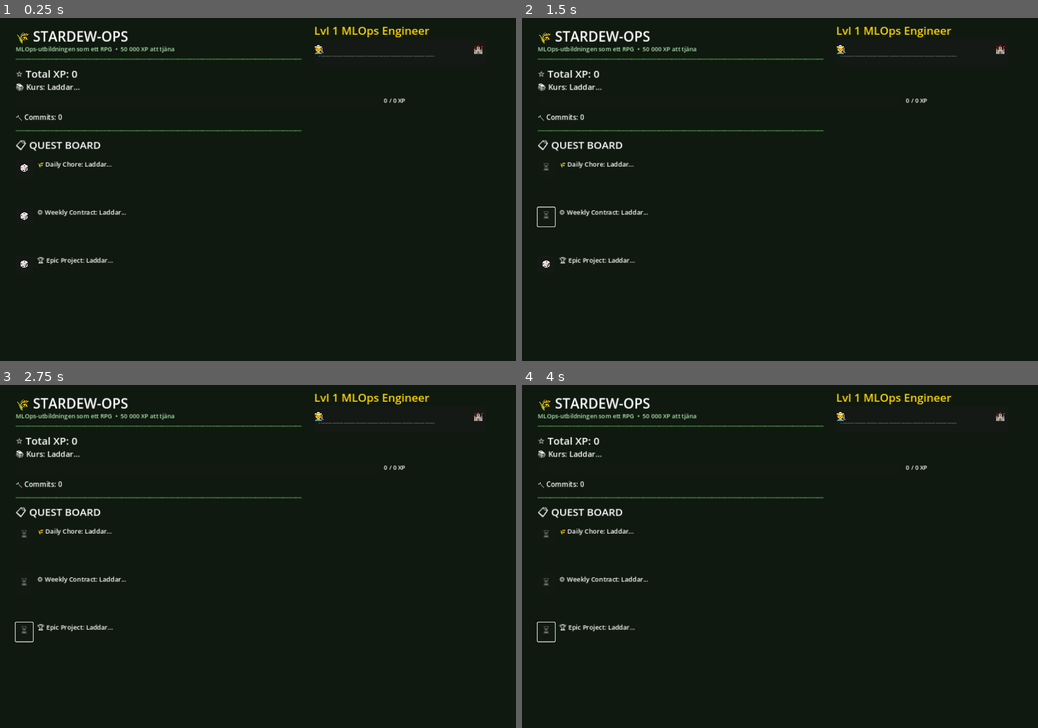
Above: before the commit, frames 1-4 (two rows, left to right).
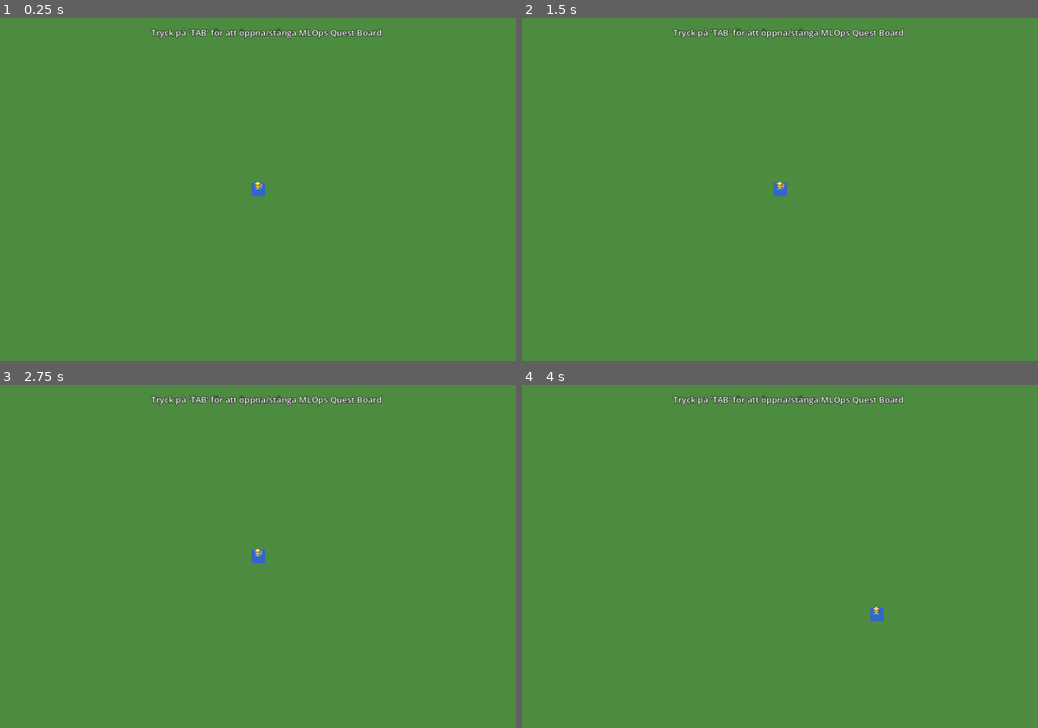
Above: after the commit, the same moments.

Repository: asneH23/stardew-ops
Game: Godot game, scene res://scenes/Main.tscn
Two runs of this game, one before a commit and one after it. Both use one fixed random seed, a clock stepped at 60 frames per second and the inputs below.
Inputs (mouse positions are in pixels of both pictures, inside the frame that each line leads up to):
- Up to frame 1 (0.25 s): no input
- Up to frame 2 (1.5 s): click (547, 168) at 0.5 s, where only the run before the commit has a clickable "🎲"; click (547, 216) at 1.25 s, where only the run before the commit has a clickable "🎲"
- Up to frame 3 (2.75 s): click (25, 631) at 2 s, where only the run before the commit has a clickable "🎲"
- Up to frame 4 (4 s): tap Enter at 2.75 s; hold Right (ui_right) 2.78-3.53 s; tap Tab at 2.85, 3.6 s; tap Space at 3.5 s; hold Down (ui_down) from 3.53 s (still down)

The runs differ from the first frame. In frame 1, 100% of the frame differs, in the area x 0-100%, y 0-100%; in frame 2, 100%; in frame 3, 100%; in frame 4, 100%.

Commit message:
feat(godot): convert to 2D world with playable character and toggleable dashboard

Diff:
--- a/godot/scenes/Main.tscn
+++ b/godot/scenes/Main.tscn
@@ -2,6 +2,7 @@
 
 [ext_resource type="Script" path="res://scripts/GameManager.gd" id="1_gamemgr"]
 [ext_resource type="Script" path="res://scripts/ApiClient.gd" id="2_apiclient"]
+[ext_resource type="Script" path="res://scripts/Player.gd" id="3_player"]
 
 [node name="Main" type="Node2D"]
 script = ExtResource("1_gamemgr")
@@ -17,7 +18,41 @@
 theme_override_font_sizes/font_size = 14
 text = "⏳ Ansluter..."
 
+[node name="WorldBackground" type="ColorRect" parent="."]
+offset_right = 1200.0
+offset_bottom = 800.0
+color = Color(0.3, 0.55, 0.25, 1.0)
+
+[node name="Instruction" type="Label" parent="."]
+offset_left = 350.0
+offset_top = 20.0
+theme_override_font_sizes/font_size = 20
+theme_override_colors/font_color = Color(1, 1, 1, 1)
+theme_override_colors/font_outline_color = Color(0, 0, 0, 1)
+theme_override_constants/outline_size = 4
+text = "Tryck på 'TAB' för att öppna/stänga MLOps Quest Board"
+
+[node name="Player" type="CharacterBody2D" parent="."]
+position = Vector2(600, 400)
+script = ExtResource("3_player")
+
+[node name="ColorRect" type="ColorRect" parent="Player"]
+offset_left = -16.0
+offset_top = -16.0
+offset_right = 16.0
+offset_bottom = 16.0
+color = Color(0.2, 0.4, 0.8, 1)
+
+[node name="Label" type="Label" parent="Player/ColorRect"]
+offset_top = -2.0
+offset_right = 32.0
+offset_bottom = 30.0
+theme_override_font_sizes/font_size = 20
+text = "👨‍🌾"
+horizontal_alignment = 1
+
 [node name="UI" type="CanvasLayer" parent="."]
+visible = false
 
 [node name="Background" type="ColorRect" parent="UI"]
 offset_right = 1200.0
--- a/godot/scripts/GameManager.gd
+++ b/godot/scripts/GameManager.gd
@@ -30,6 +30,9 @@
 	btn_reroll_2.pressed.connect(func(): _on_reroll_pressed(2, btn_reroll_2))
 	btn_reroll_3.pressed.connect(func(): _on_reroll_pressed(3, btn_reroll_3))
 
+func _input(event: InputEvent) -> void:
+	if event is InputEventKey and event.pressed and event.keycode == KEY_TAB:
+		$UI.visible = not $UI.visible
 
 func _on_reroll_pressed(slot: int, btn: Button) -> void:
 	btn.text = "⏳"
--- /dev/null
+++ b/godot/scripts/Player.gd
@@ -0,0 +1,18 @@
+extends CharacterBody2D
+
+const SPEED = 300.0
+
+func _physics_process(delta: float) -> void:
+	# Läs input från piltangenter (eller standard WASD om konfigurerat)
+	var direction_x = Input.get_axis("ui_left", "ui_right")
+	var direction_y = Input.get_axis("ui_up", "ui_down")
+
+	# Normalisera så vi inte springer snabbare diagonalt
+	var direction = Vector2(direction_x, direction_y).normalized()
+
+	if direction:
+		velocity = direction * SPEED
+	else:
+		velocity = velocity.move_toward(Vector2.ZERO, SPEED)
+
+	move_and_slide()
Not shown, added: godot/scripts/Player.gd.uid
Not shown, added: godot/update_main.py
